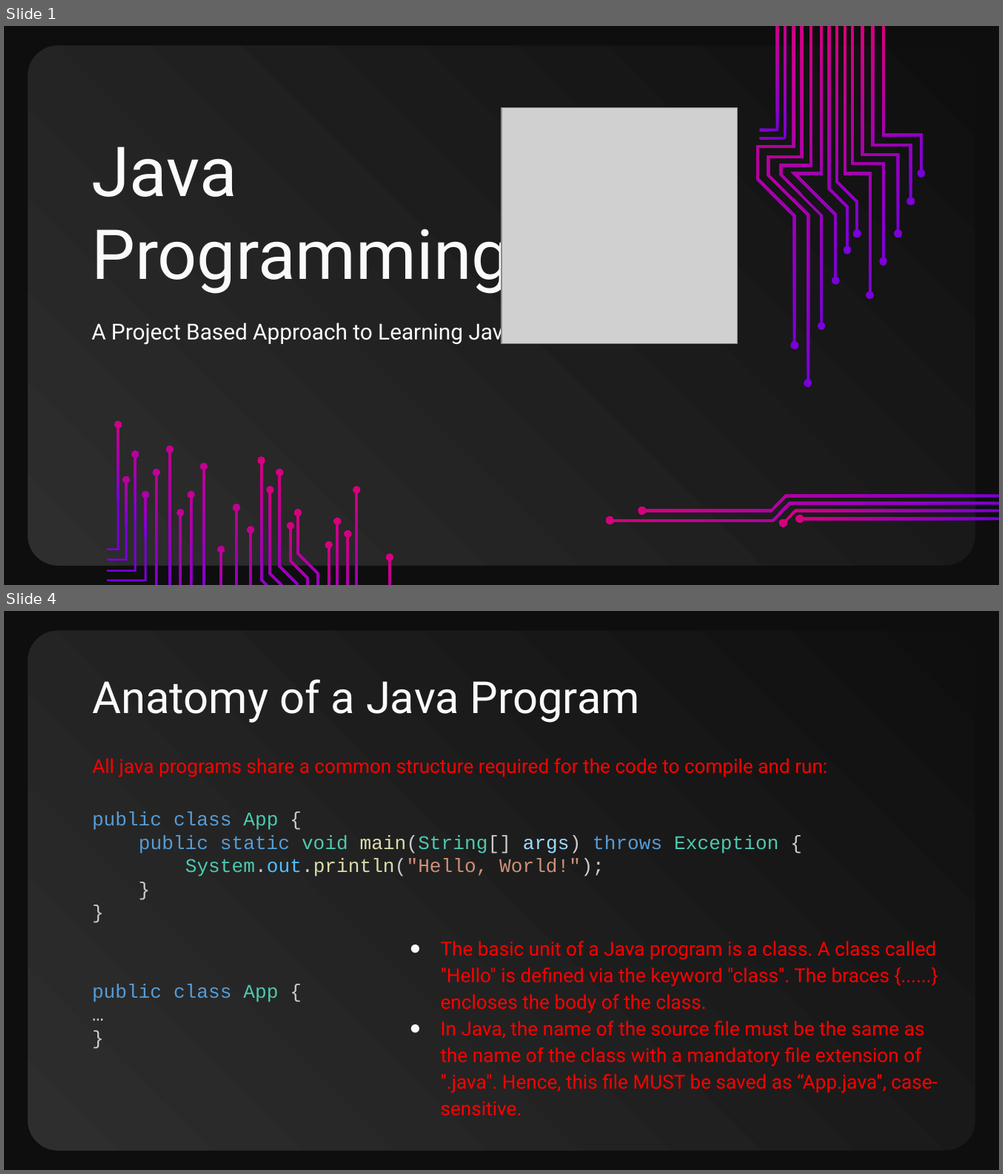
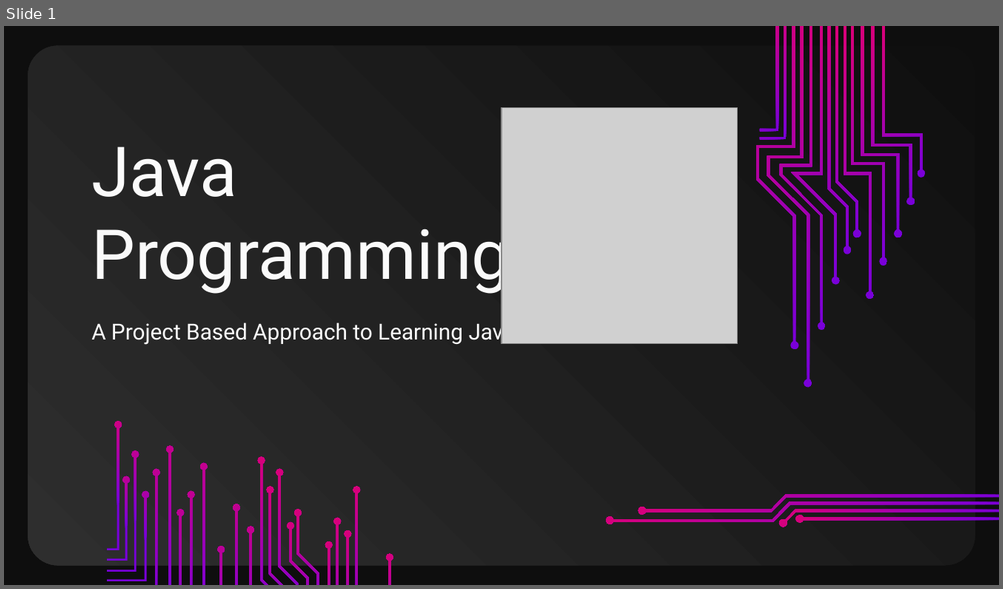
Before and after one commit to CompSci-120-LHHS/cs120mainclass, a slide deck: 001_Course_Lectures/02_UNIT1_Input.pptx. Shown one above the other, each under a label of ours: slides 1 and 4 before the commit, slide 1 after it; the slides between them are not shown. The pictures are 1003x1174 and 1003x589 pixels, drawn with LibreOffice and Linux fonts; fonts in the diff are those of the drawing; grey boxes stand for pictures. Boxes give left, top, right and bottom in pixels: in the first picture for what was removed or moved away, otherwise in the second. Text is boxed around its words. In the diff, an @@ line names an element or a change of style, - is before the commit and + after.

```diff
--- a/001_Course_Lectures/02_UNIT1_Input.pptx
+++ b/001_Course_Lectures/02_UNIT1_Input.pptx
@@ slide 4 removed at [4, 611, 999, 1170], background #0E0E0E; not listed: 1 template element that a slide beside it also shows @@
@@ title removed at [92, 679, 640, 723] @@
-Anatomy of a Java Program
@@ subtitle removed at [92, 758, 827, 777] @@
-All java programs share a common structure required for the code to compile and run:
@@ text removed at [92, 812, 778, 877] @@
-public class App {
-public static void main(String[] args) throws Exception {
-System.out.println("Hello, World!");
-}
-}
@@ text removed at [441, 941, 937, 1116] @@
-● The basic unit of a Java program is a class. A class called "Hello" is defined via the keyword "class". The braces {......} encloses the body of the class.
-● In Java, the name of the source file must be the same as the name of the class with a mandatory file extension of ".java". Hence, this file MUST be saved as “App.java", case-sensitive.
@@ text removed at [92, 985, 278, 1002] @@
-public class App {
-…
-}
```
Also in this commit, not shown: 3 slides added, 14 other slides removed, 20 other files.
